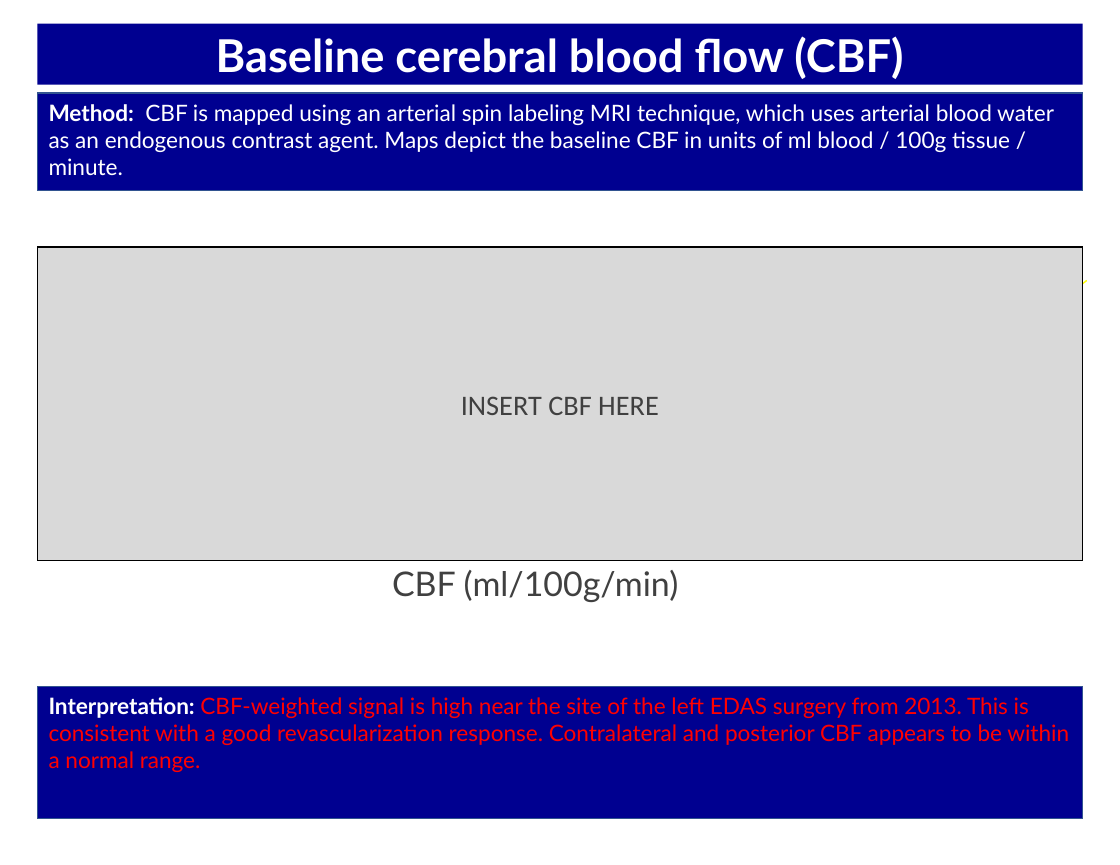
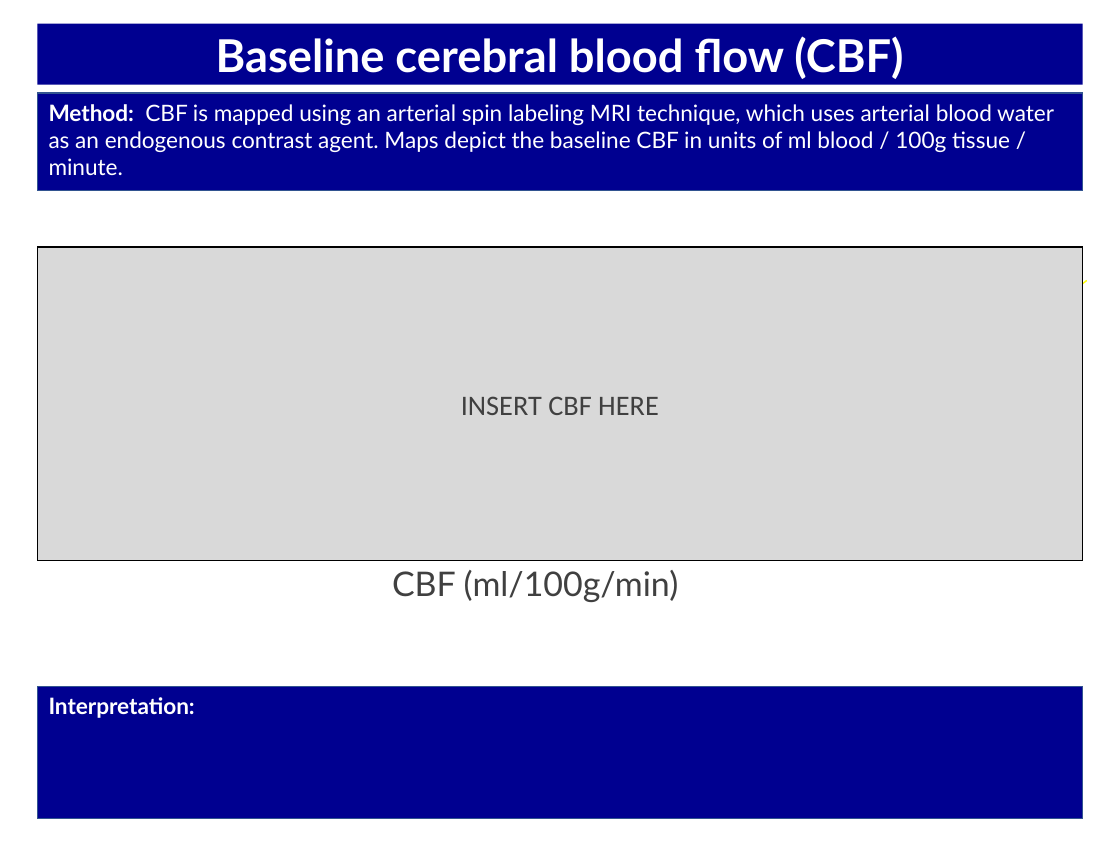
Before and after one commit to rsjones94/scan-reporting, a slide deck: slide 4 of bin/TEMPLATE_BOLD_PLACEHOLDERS.pptx. Drawn at 1120x865 pixels with LibreOffice and Linux fonts; fonts in the diff are those of the drawing. Boxes give left, top, right and bottom in pixels: in the first picture for what was removed or moved away, otherwise in the second. Text is boxed around its words. In the diff, an @@ line names an element or a change of style, - is before the commit and + after.

```diff
--- a/bin/TEMPLATE_BOLD_PLACEHOLDERS.pptx
+++ b/bin/TEMPLATE_BOLD_PLACEHOLDERS.pptx
@@ text in rectangle at [49, 697, 195, 718]: text changed; text colour #FF0000 to #FFFFFF; bold on @@
-Interpretation: CBF-weighted signal is high near the site of the left EDAS surgery from 2013. This is consistent with a good revascularization response. Contralateral and posterior CBF appears to be within a normal range.
+Interpretation:
```
Also in this commit, not shown: 7 other slides changed, 2 other files.
